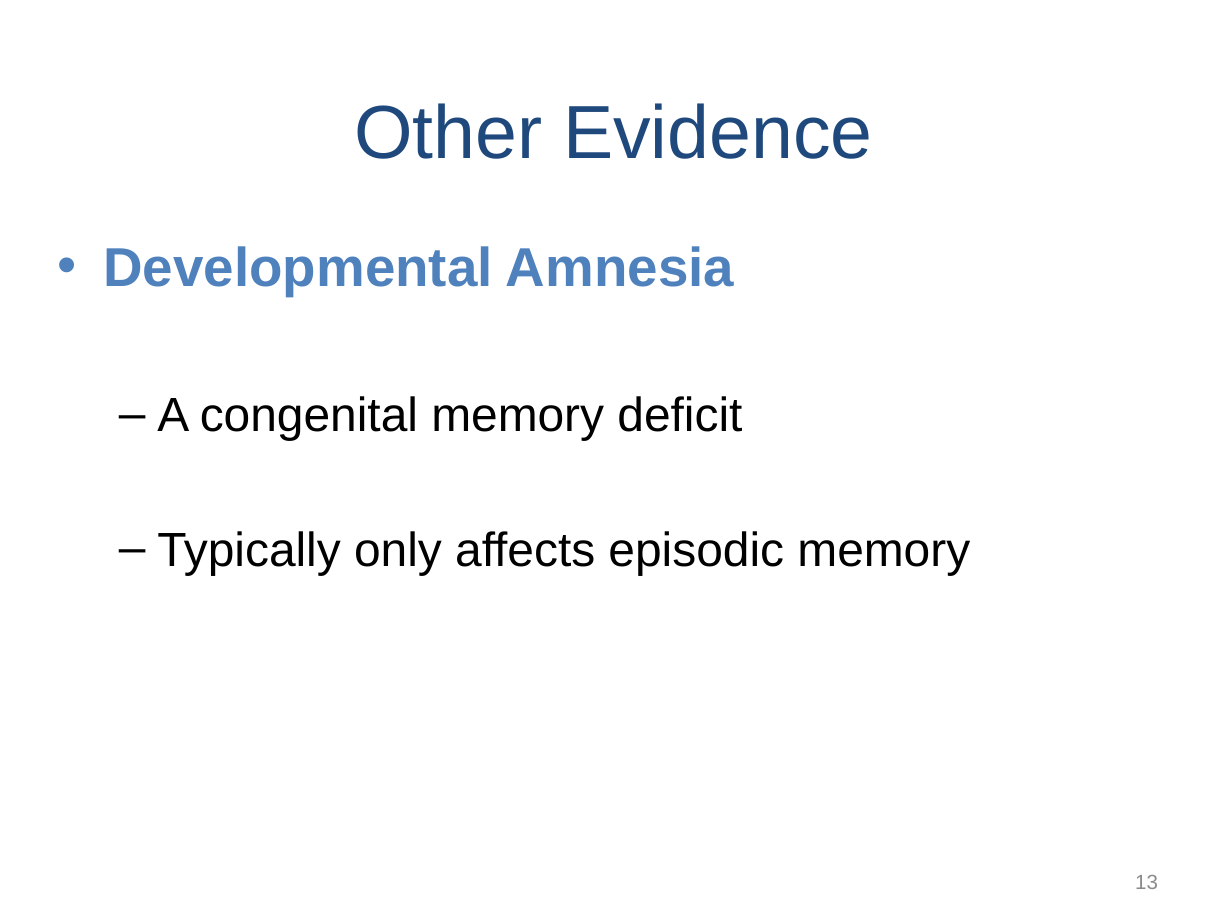
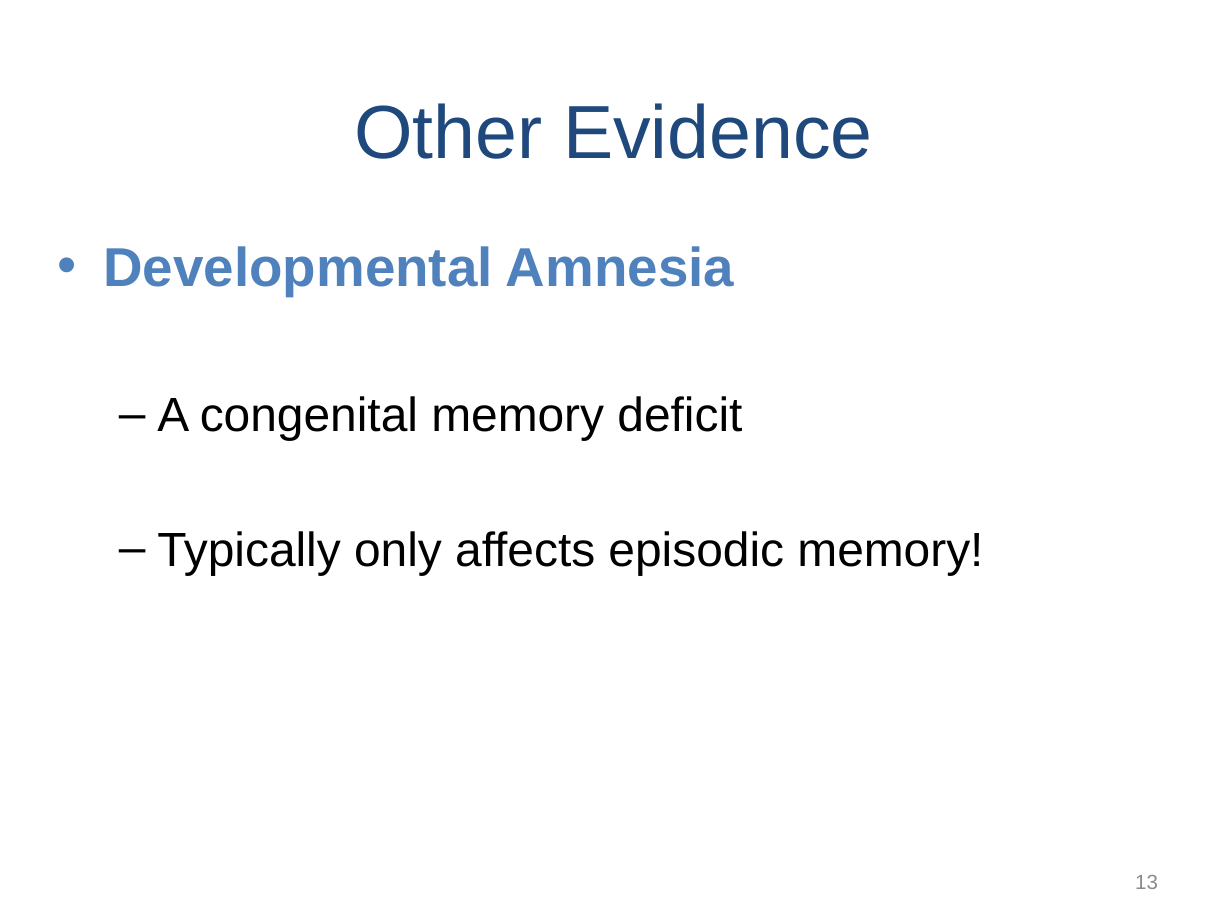
Before and after one commit to npm27/Teaching-Materials, a slide deck: slide 13 of Memory/Slides/Chapter 4.PPTX. Drawn at 1232x924 pixels with LibreOffice and Linux fonts; fonts in the diff are those of the drawing. Boxes give left, top, right and bottom in pixels: in the first picture for what was removed or moved away, otherwise in the second. Text is boxed around its words. In the diff, an @@ line names an element or a change of style, - is before the commit and + after.

```diff
--- a/Memory/Slides/Chapter 4.PPTX
+++ b/Memory/Slides/Chapter 4.PPTX
@@ text at <box>157,531,983,575</box>: text changed @@
-  – Typically only affects episodic memory
+  – Typically only affects episodic memory!
```
Also in this commit, not shown: 6 other slides changed.
